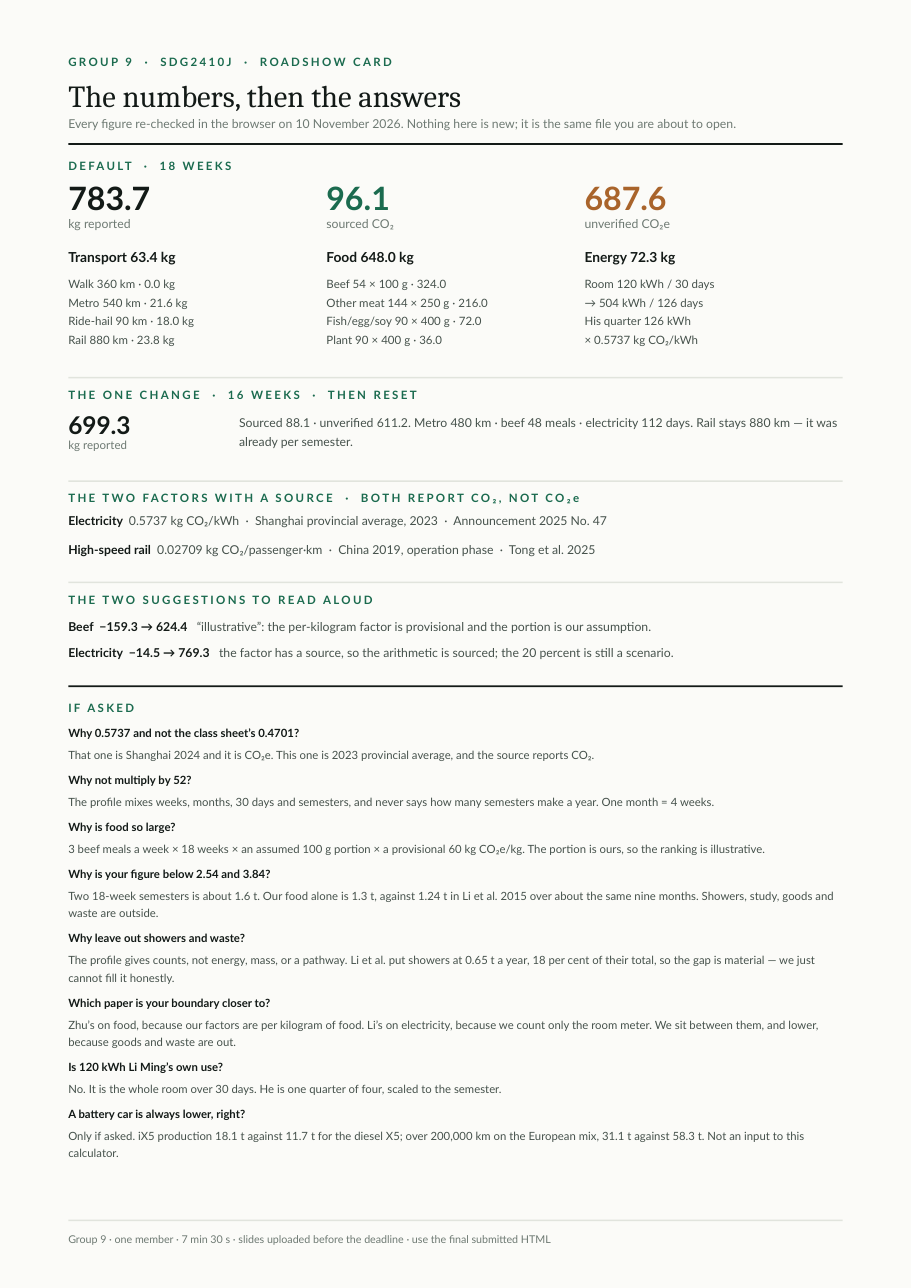
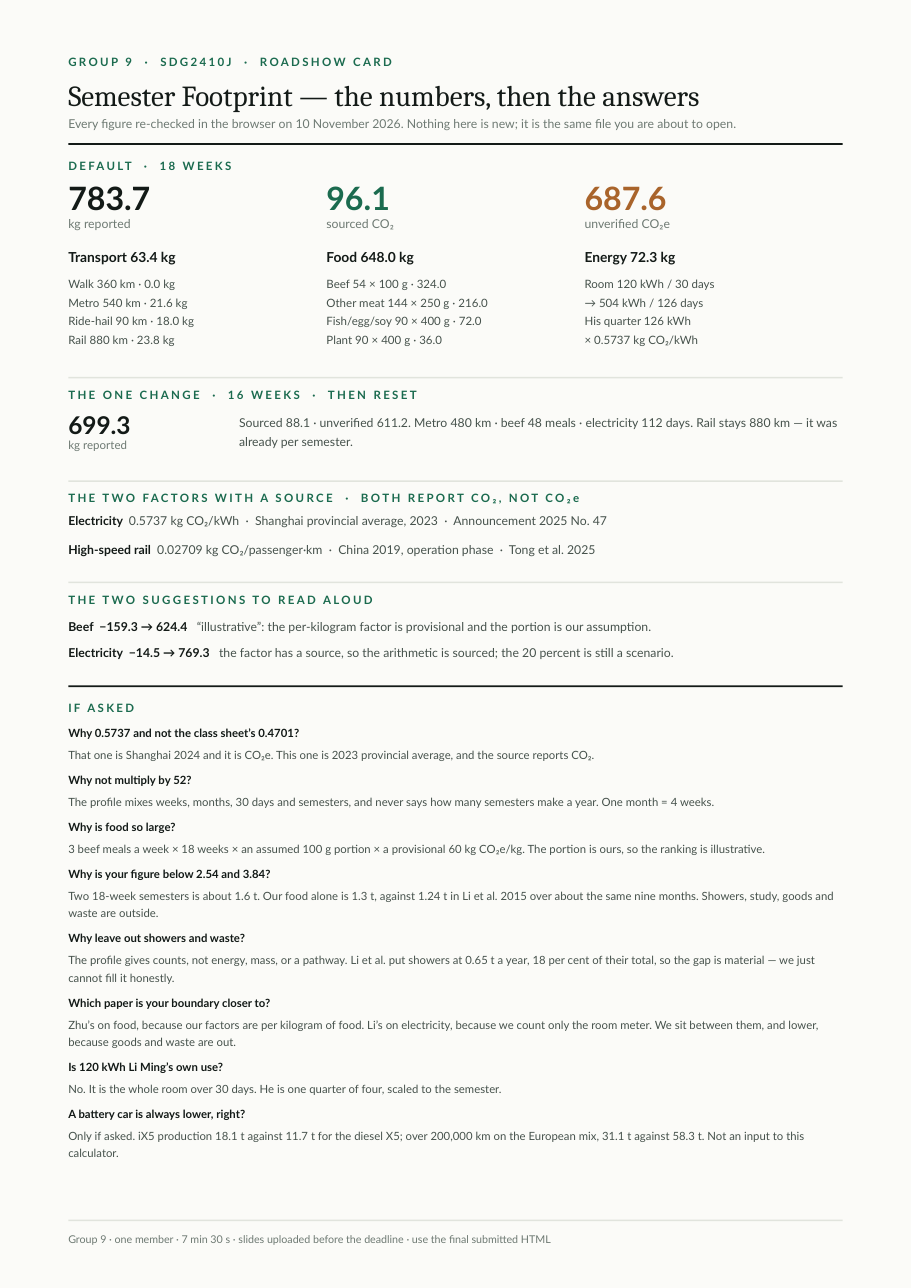
Before and after one commit to fueric0625/Carbon_Footprint_Calculator, a slide deck: slide 1 of roadshow/Group9_Roadshow_Card.pptx. Drawn at 911x1288 pixels with LibreOffice and Linux fonts; fonts in the diff are those of the drawing. Boxes give left, top, right and bottom in pixels: in the first picture for what was removed or moved away, otherwise in the second. Text is boxed around its words. In the diff, an @@ line names an element or a change of style, - is before the commit and + after.

Commit message:
产品定名 Semester Footprint：计算器、幻灯片、讲稿、数字卡同步

```diff
--- a/roadshow/Group9_Roadshow_Card.pptx
+++ b/roadshow/Group9_Roadshow_Card.pptx
@@ text at [68, 86, 699, 112]: text changed; size 20 to 19 pt @@
-The numbers, then the answers
+Semester Footprint — the numbers, then the answers
```
Also in this commit, not shown: 10 other files.
